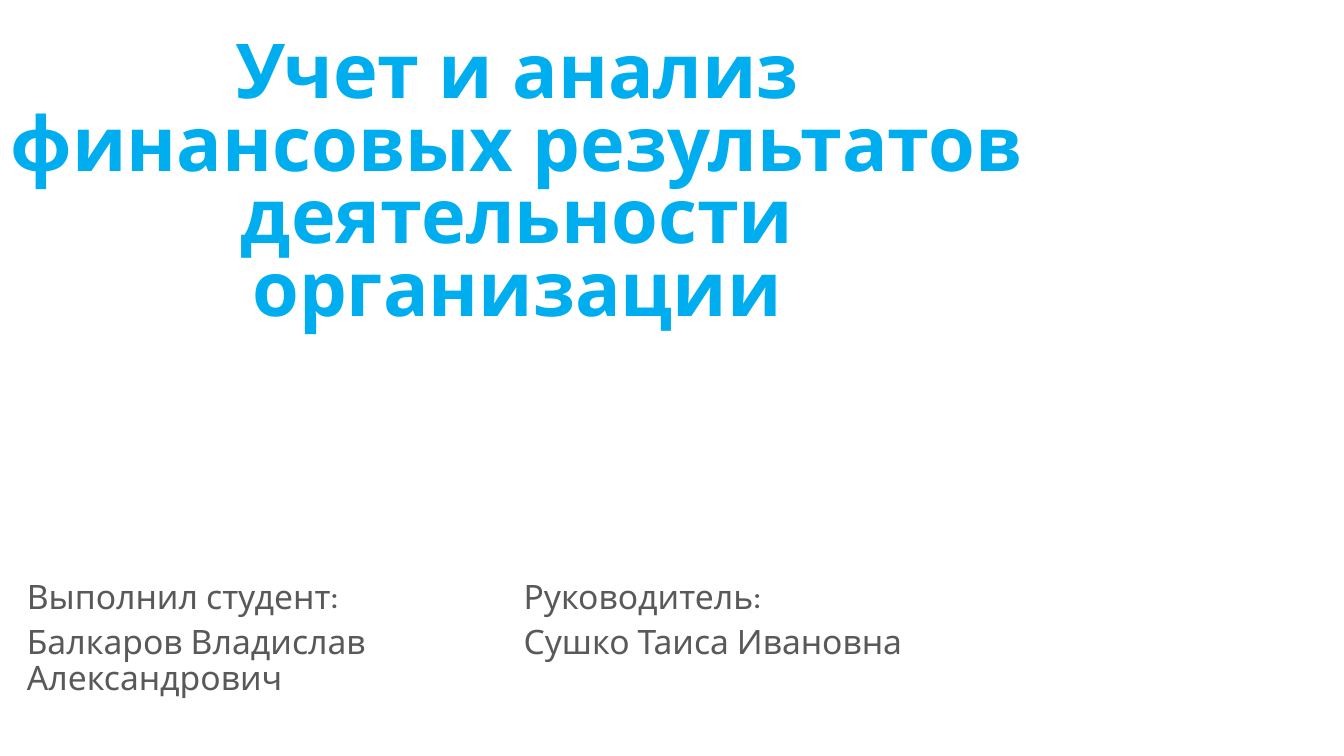
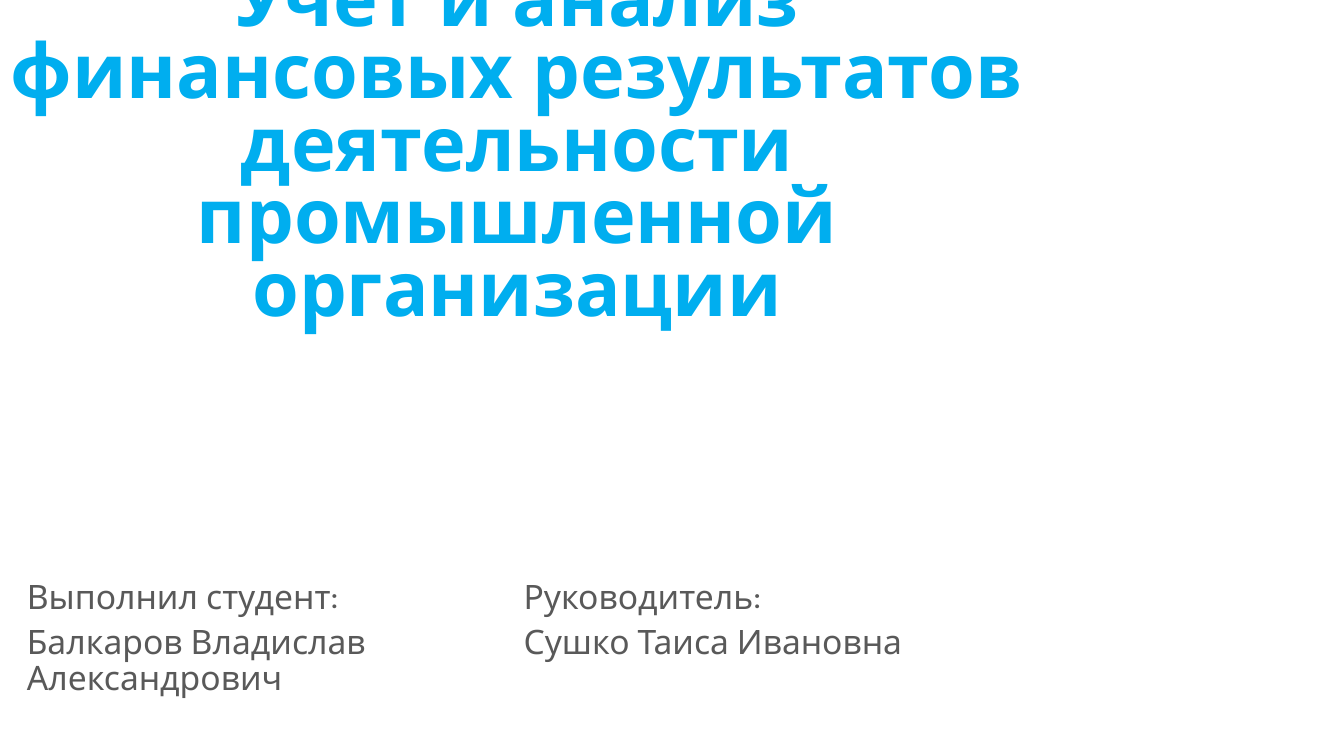
Before and after one commit to balkar20/diplom, a slide deck: slide 1 of Диплом финрезультаты.pptx. Drawn at 1344x756 pixels with LibreOffice and Linux fonts; fonts in the diff are those of the drawing; background and template pictures are left out. Boxes give left, top, right and bottom in pixels: in the first picture for what was removed or moved away, otherwise in the second. Text is boxed around its words. In the diff, an @@ line names an element or a change of style, - is before the commit and + after.

Commit message:
jjj

```diff
--- a/Диплом финрезультаты.pptx
+++ b/Диплом финрезультаты.pptx
@@ title at <box>11,0,1023,334</box>: text changed @@
-Учет и анализ финансовых результатов деятельности организации
+Учет и анализ финансовых результатов деятельности
+промышленной организации
```
Also in this commit, not shown: 1 other slide changed.
